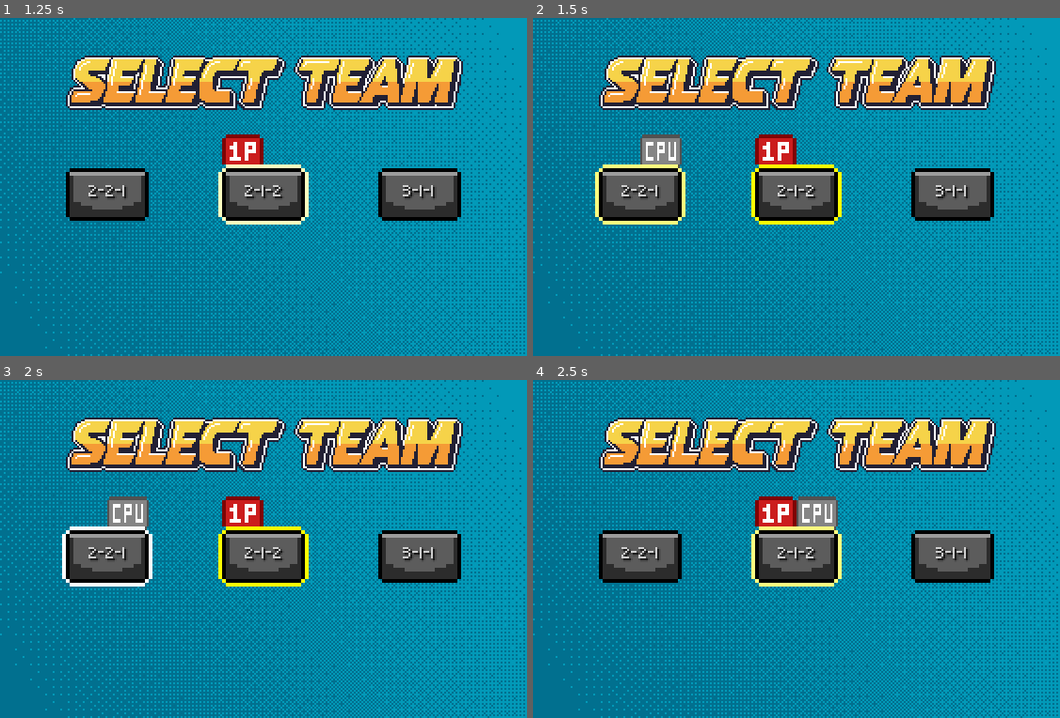
Above: before the commit, frames 1-4 (two rows, left to right).
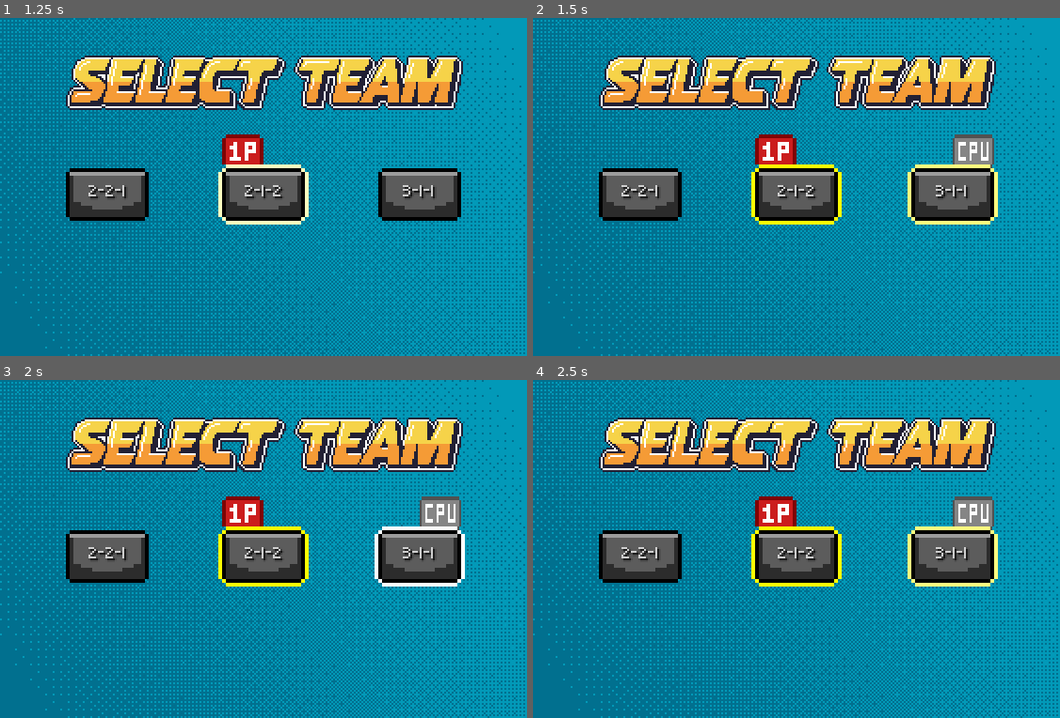
Above: after the commit, the same moments.

Repository: NaughtFound/SoccerGame
Game: Godot game, scene res://scenes/screens/formation_selection/select_formation_screen.tscn
Two runs of this game, one before a commit and one after it. Both use one fixed random seed, a clock stepped at 60 frames per second and the inputs below. This scene is started directly instead of the project's main scene.
Inputs:
- Up to frame 1 (1.25 s): hold D (p1_right) from 0.53 s (still down); tap C (p1_pass) at 0.6 s
- Up to frame 2 (1.5 s): release D (p1_right) at 1.28 s; hold S (p1_down) from 1.28 s (still down); tap V (p1_shoot) at 1.35 s
- Up to frame 3 (2 s): keep holding S (p1_down)
- Up to frame 4 (2.5 s): release S (p1_down) at 2.03 s; hold D (p1_right) from 2.03 s (still down); tap K (p2_down) at 2.1 s

Frame 1 is identical in both runs. In frame 2, 2.5% of the frame differs, in the area x 11-89%, y 34-62%; in frame 3, 2.5%; in frame 4, 2.5%.

Commit message:
music added

Diff:
--- a/project.godot
+++ b/project.godot
@@ -21,6 +21,7 @@
 GameManager="*uid://d10kn1541qkxo"
 GameEvents="*uid://dl1pfwifw2inp"
 SoundPlayer="*uid://dryllbwu15shm"
+MusicPlayer="*uid://kiuygula7wiq"
 
 [debug]
 
--- a/scenes/game/states/game_state_gameover.gd
+++ b/scenes/game/states/game_state_gameover.gd
@@ -3,3 +3,4 @@
 
 func _enter_tree() -> void:
 	GameEvents.game_over.emit()
+	MusicPlayer.play(MusicPlayer.Music.WIN)
--- a/scenes/game/states/game_state_overtime.gd
+++ b/scenes/game/states/game_state_overtime.gd
@@ -3,6 +3,7 @@
 
 func _enter_tree() -> void:
 	GameEvents.team_scored.connect(on_team_scored.bind())
+	MusicPlayer.play(MusicPlayer.Music.TOURNAMENT)
 
 func _process(delta: float) -> void:
 	manager.time_left -= delta
--- a/scenes/screens/formation_selection/select_formation_screen.gd
+++ b/scenes/screens/formation_selection/select_formation_screen.gd
@@ -29,6 +29,7 @@
 
 func _ready() -> void:
 	place_formations()
+	set_default_formations()
 	place_selectors()
 
 func _process(_delta: float) -> void:
@@ -83,6 +84,14 @@
 		formaiton_style.z_index = 1
 		formations_container.add_child(formaiton_style)
 
+func set_default_formations() -> void:
+	for control_scheme in GameManager.control_schemes.values():
+		var side: Team.TeamSide = SIDES[control_scheme]
+		var country := GameManager.countries[side]
+		var i := DataLoader.formations[country] as int
+		var idx := Vector2(i%int(ITEMS_PER_ROW), int(i/ITEMS_PER_ROW))
+		selection[control_scheme] = idx
+
 func place_selectors() -> void:
 	for control_scheme in GameManager.control_schemes.values():
 		place_selector(control_scheme)
--- a/scenes/screens/formation_selection/select_formation_screen.tscn
+++ b/scenes/screens/formation_selection/select_formation_screen.tscn
@@ -12,6 +12,7 @@
 grow_horizontal = 2
 grow_vertical = 2
 script = ExtResource("1_keh7i")
+music = 2
 
 [node name="Background" type="TextureRect" parent="." unique_id=1864433592]
 layout_mode = 0
--- a/scenes/screens/main_menu/main_menu_screen.tscn
+++ b/scenes/screens/main_menu/main_menu_screen.tscn
@@ -202,6 +202,7 @@
 grow_horizontal = 2
 grow_vertical = 2
 script = ExtResource("1_j4ggn")
+music = 2
 
 [node name="Background" type="TextureRect" parent="." unique_id=1430730791]
 layout_mode = 0
--- a/scenes/screens/screen.gd
+++ b/scenes/screens/screen.gd
@@ -3,8 +3,13 @@
 
 signal screen_transition_requested(new_screen: SoccerGame.ScreenType, data: ScreenData)
 
+@export var music: MusicPlayer.Music
+
 var game: SoccerGame = null
 var data: ScreenData = null
+
+func _enter_tree() -> void:
+	MusicPlayer.play(music)
 
 func setup(_game: SoccerGame, _data: ScreenData) -> void:
 	game = _game
--- a/scenes/screens/team_selection/select_team_screen.tscn
+++ b/scenes/screens/team_selection/select_team_screen.tscn
@@ -12,6 +12,7 @@
 grow_horizontal = 2
 grow_vertical = 2
 script = ExtResource("1_8ko57")
+music = 2
 
 [node name="Background" type="TextureRect" parent="." unique_id=1864433592]
 layout_mode = 0
--- a/scenes/screens/world/world_screen.gd
+++ b/scenes/screens/world/world_screen.gd
@@ -1,17 +1,15 @@
 class_name WorldScreen
 extends Screen
 
-const GAMEOVER_DURATION := 5000
+const GAMEOVER_DURATION := 6000
 
 var time_since_game_over: int
 var is_gameover: bool
 
-func _enter_tree() -> void:
-	is_gameover = false
-	GameEvents.game_over.connect(on_game_over.bind())
 
 func _ready() -> void:
 	is_gameover = false
+	GameEvents.game_over.connect(on_game_over.bind())
 	GameManager.reset()
 
 func _process(_delta: float) -> void:
--- a/scenes/screens/world/world_screen.tscn
+++ b/scenes/screens/world/world_screen.tscn
@@ -19,6 +19,7 @@
 
 [node name="WorldScreen" type="Node2D" unique_id=886000701]
 script = ExtResource("1_wfsse")
+music = 1
 
 [node name="Camera" type="Camera2D" parent="." unique_id=1977257094 node_paths=PackedStringArray("ball")]
 limit_left = 0
--- /dev/null
+++ b/utils/music_player.gd
@@ -0,0 +1,36 @@
+extends Node
+
+enum Music {
+	NONE,
+	GAMEPLAY,
+	MENU,
+	TOURNAMENT,
+	WIN
+}
+
+const SFX_MAP: Dictionary[Music, AudioStream] = {
+	Music.GAMEPLAY: preload("res://assets/music/gameplay.mp3"),
+	Music.MENU: preload("res://assets/music/menu.mp3"),
+	Music.TOURNAMENT: preload("res://assets/music/tournament.mp3"),
+	Music.WIN: preload("res://assets/music/win.mp3"),
+}
+
+var stream_player: AudioStreamPlayer
+var current_music: Music
+
+func _init() -> void:
+	current_music = Music.NONE
+	stream_player = AudioStreamPlayer.new()
+	call_deferred("add_child", stream_player)
+
+
+func play(music: Music) -> void:
+	if music == current_music:
+		return
+	if music == Music.NONE:
+		stream_player.stop()
+		stream_player.stream = null
+	else:
+		stream_player.stream = SFX_MAP[music]
+		stream_player.play()
+	current_music = music
Not shown, changed: assets/music/gameplay.mp3.import
Not shown, changed: assets/music/menu.mp3.import
Not shown, changed: assets/music/tournament.mp3.import
Not shown, added: utils/music_player.gd.uid
